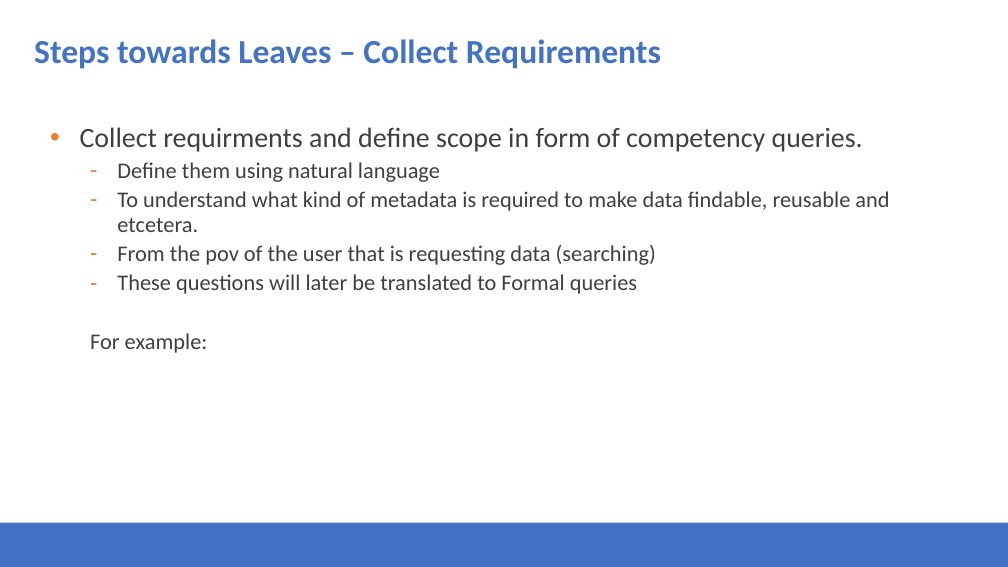
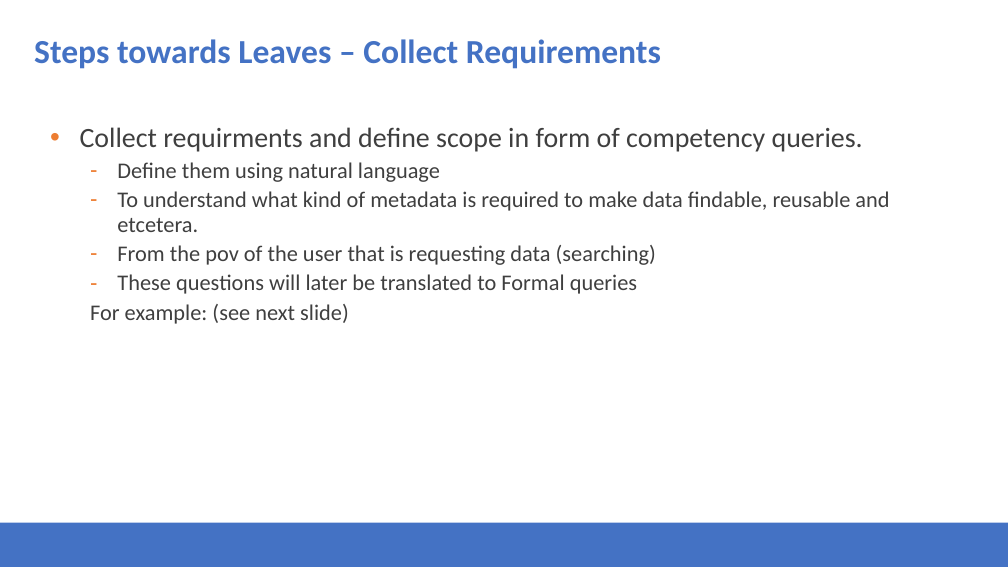
Before and after one commit to Health-RI/health-ri-metadata, a slide deck: slide 16 of Presentations/31082023HRI_Metadata_Schema_ImagingGroup_KickOff.pptx. Drawn at 1008x567 pixels with LibreOffice and Linux fonts; fonts in the diff are those of the drawing; background and template pictures are left out. Boxes give left, top, right and bottom in pixels: in the first picture for what was removed or moved away, otherwise in the second. Text is boxed around its words. In the diff, an @@ line names an element or a change of style, - is before the commit and + after.

```diff
--- a/Presentations/31082023HRI_Metadata_Schema_ImagingGroup_KickOff.pptx
+++ b/Presentations/31082023HRI_Metadata_Schema_ImagingGroup_KickOff.pptx
@@ text at bbox=[90, 304, 349, 324]: text changed @@
-  For example:
+  For example: (see next slide)
```
Also in this commit, not shown: 2 other slides changed, 1 slide added.
